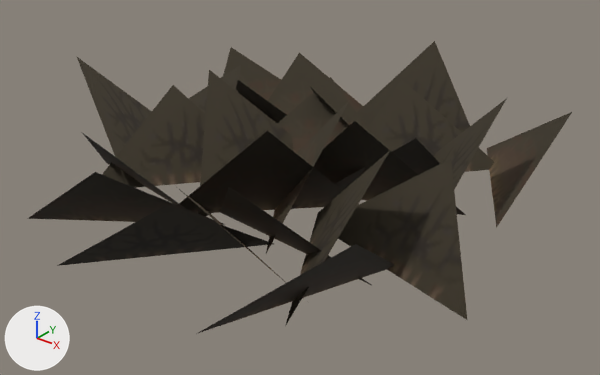
One commit to the glTF model docs/assets/models/decor/dec_dry_grass_010_83506.glb: the scene before it, then after it.
Rendered twice from a camera (50 mm lens) standing at (10.526, -1.123, 0.888) and looking at (9.426, 0.251, 0.036). Arrows for +X, +Y and +Z are at lower left; the lights stay in place. The picture after the commit comes second. Where no turn or scale is listed for an object, it has been applied to the vertices.

Objects in the first picture: 'dry_grass_010_mesh'.
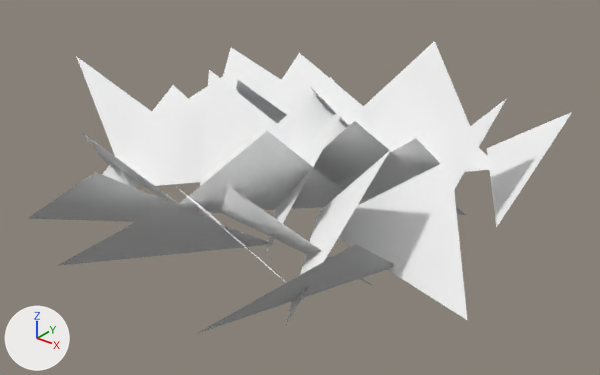
What differs and where, as boxes (x1, y1, x2, y2) in the pictures (600 x 375 px):
'dry_grass_010_mesh', recoloured (lighter): (27, 41, 572, 334) in both

The change, as a diff of the scene's bpy script:
```diff
--- a/docs/assets/models/decor/dec_dry_grass_010_83506.glb.py
+++ b/docs/assets/models/decor/dec_dry_grass_010_83506.glb.py
@@ mat_desert_cutout @@
+mat_desert_cutout = principled_material('desert_cutout')
+mat_desert_cutout.base_color = (1.0, 1.0, 1.0)  # white #ffffff
+mat_desert_cutout.roughness = 0.9
@@ me_dry_grass_010 @@
 me_dry_grass_010.from_pydata(...)  # 75 vertices, 25 faces; spans x -0.616..0.593, y -0.585..0.52, z 0.0..0.265
-me_dry_grass_010.materials.append(mat_desert_mat_decoration_cutout)
+me_dry_grass_010.materials.append(mat_desert_cutout)  # white #ffffff
```
